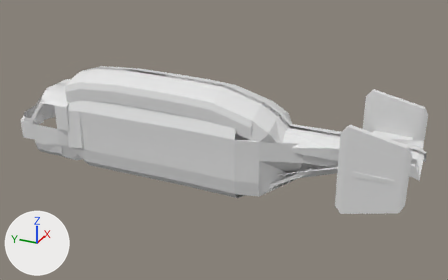
A saved change to the Blender file source/Kamov.blend.
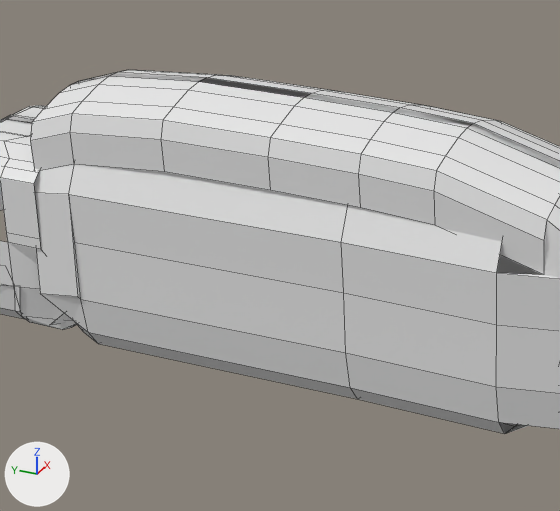
Old and new are each drawn whole from a 50 mm camera at (-10.17, -10.1, 4.61) aimed at (0.12, -5.47, -0.53) and again close up on the part from 12% to 57% of the width and 15% to 81% of the height. The lights are fixed; the arrows at lower left show +X, +Y and +Z. The close-ups show mesh edges as thin lines.

Objects in the first close-up: 'Body'.
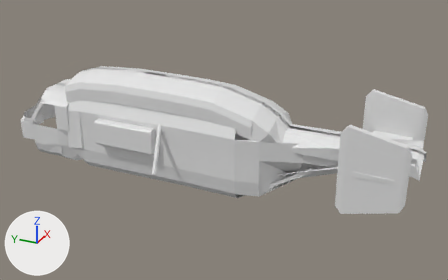
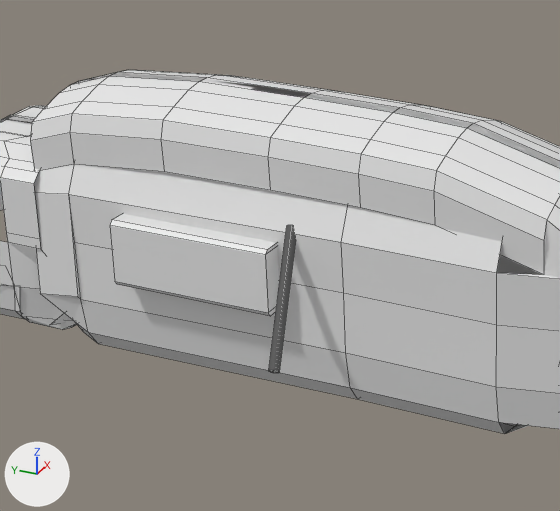
Where the newer file only moved an object's origin or applied its transform, the numbers keep the older frame.

What the commit changed:
me_plane is used by ob_body; parent ob_kamov; location (0.0147, -2.121, 0.14); scale (0.0541, 0.155, 1.0).
me_plane had 705 vertices, 470 faces, 12 loose edges and spanned x -18.4..18.6, y -46.3..8.7, z -1.7..0.5.
me_plane now has 865 vertices, 566 faces, 12 loose edges and spans x -24.4..22.9, y -46.3..8.7, z -1.7..0.5.
me_plane part 1: a new loose piece of 64 vertices spanning x -24.4..-10.7, y -16.6..-14.7, z -1.0..-0.2.
me_plane part 2: a new loose piece of 16 vertices spanning x -15.4..-10.7, y -14.4..-6.0, z -0.8..-0.3.

What differs and where, as boxes (x1, y1, x2, y2) in the close-ups (560 x 511 px):
part 1 of me_plane, added: after (269, 225, 296, 373)
part 2 of me_plane, added: after (110, 214, 279, 316)
